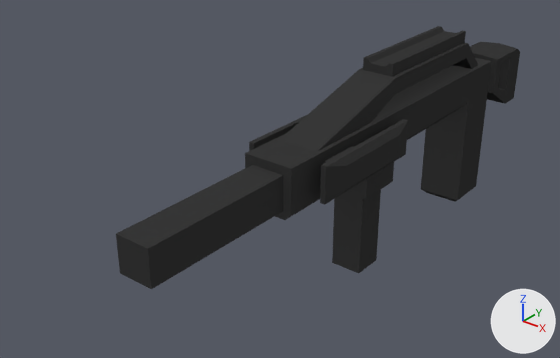
An edit to the Blender file Models/M4.blend, drawn before and after from the same camera.
The view is the same before and after, from a 50 mm lens placed at (0.451, -0.964, 0.522), pointed at (-0.063, -0.322, 0.124). The axes (+X, +Y, +Z) are drawn at lower right. The lights are the same throughout.
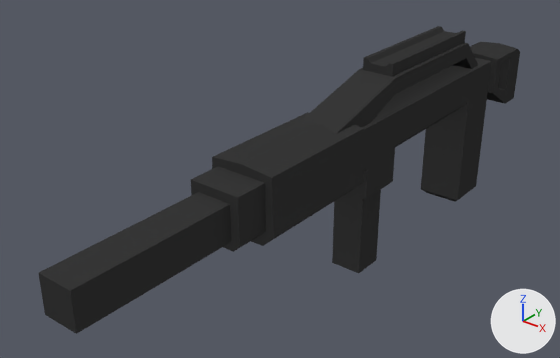
The edits, one by one:
me_mesh is used by ob_mesh; location (0.0, 0.0, 0.0); rotation (1.571, 0.0, 0.0), in degrees (90, 0, 0).
me_mesh had 143 vertices, 107 faces and spanned x -0.025..0.056, y 0.0..0.255, z -0.14..0.6.
me_mesh now has 143 vertices, 107 faces and spans x -0.025..0.04, y 0.0..0.255, z -0.14..0.679.
me_mesh part 1: the loose piece of 20 vertices spanning x 0.03..0.056, y 0.155..0.197, z 0.23..0.39 is deleted.
Part 2, on me_mesh:
9 faces are deleted.
9 vertices in x 0.0..0.024, y 0.14..0.2, z 0.42..0.6 move by (0.0, 0.0, 0.079).
3 vertices in x 0.022..0.03, y 0.14..0.2, z 0.42 move by (0.0, 0.0, -0.117).
2 vertices move from x 0.02, y 0.15..0.19, z 0.42 to x 0.038, y 0.208, z 0.303..0.46.
14 vertices are added at x 0.0..0.04, y 0.129..0.211, z 0.303..0.499.
6 new vertices lie (0.0, 0.0, 0.157) away from vertices in x 0.0..0.04, y 0.129..0.211, z 0.303.
27 new faces join them.

Boxes [x1, y1, x2, y2] around the edits, measured in the pictures (560 x 358 px):
'Mesh', reshaped (19% wider, 17% taller)
    before: [116, 26, 520, 289]
    after: [38, 26, 520, 334]
part 1 of me_mesh, deleted (black)
    before: [249, 115, 408, 204]
part 2 of me_mesh, built on
    before: [116, 126, 369, 289]
    after: [38, 112, 369, 334]
